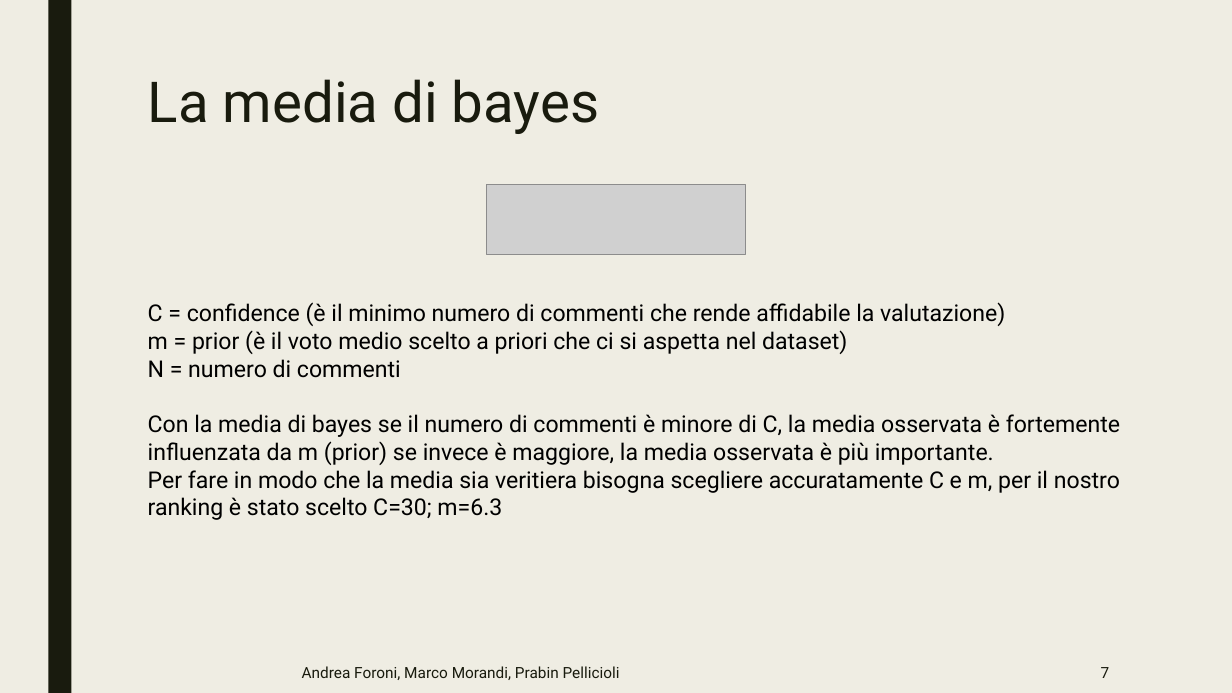
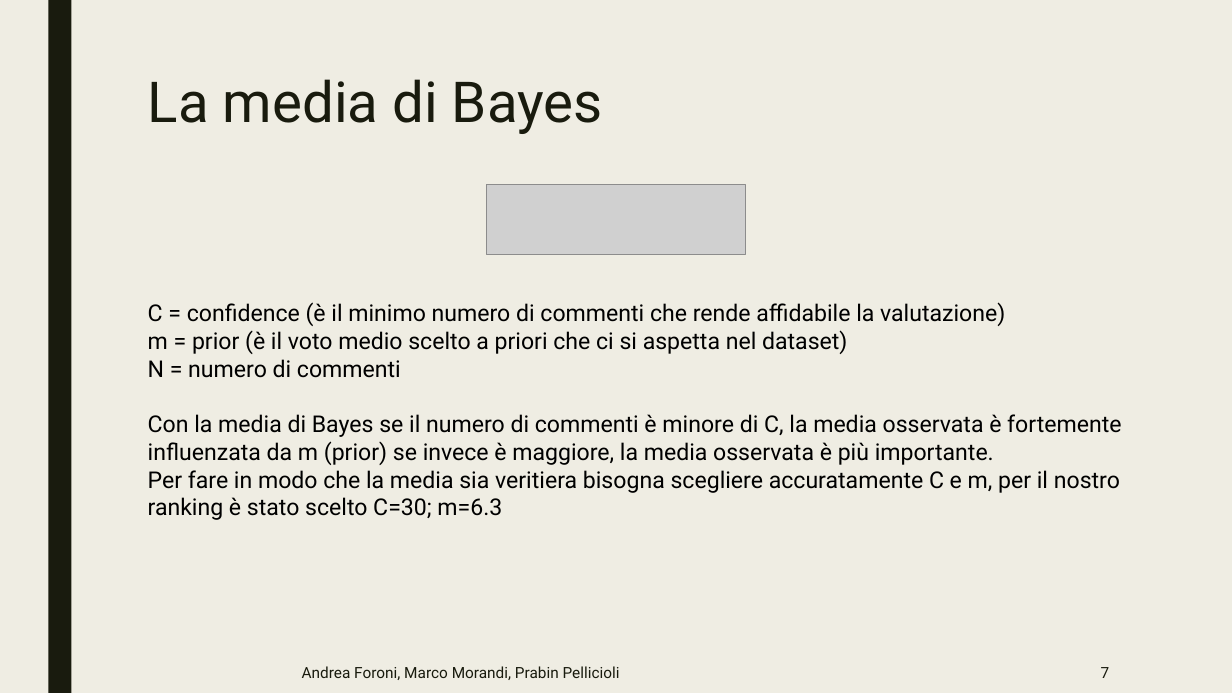
Before and after one commit to Praiban/Boardgamegeek, a slide deck: slide 7 of presentazione.pptx. Drawn at 1232x693 pixels with LibreOffice and Linux fonts; fonts in the diff are those of the drawing; grey boxes stand for pictures. Boxes give left, top, right and bottom in pixels: in the first picture for what was removed or moved away, otherwise in the second. Text is boxed around its words. In the diff, an @@ line names an element or a change of style, - is before the commit and + after.

```diff
--- a/presentazione.pptx
+++ b/presentazione.pptx
@@ title at bbox=[148, 79, 603, 134]: text changed @@
-La media di bayes
+La media di Bayes
@@ text at bbox=[148, 414, 1121, 465]: text changed @@
-Con la media di bayes se il numero di commenti è minore di C, la media osservata è fortemente influenzata da m (prior) se invece è maggiore, la media osservata è più importante.
+Con la media di Bayes se il numero di commenti è minore di C, la media osservata è fortemente influenzata da m (prior) se invece è maggiore, la media osservata è più importante.
```
Also in this commit, not shown: 9 other slides changed.
